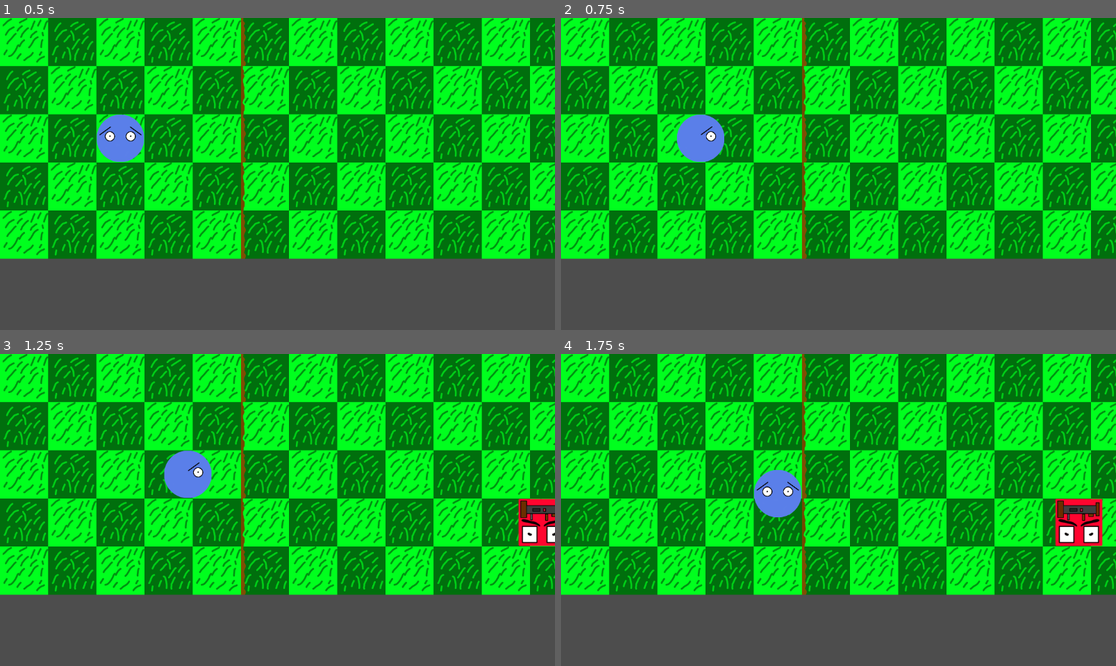
Above: before the commit, frames 1-4 (two rows, left to right).
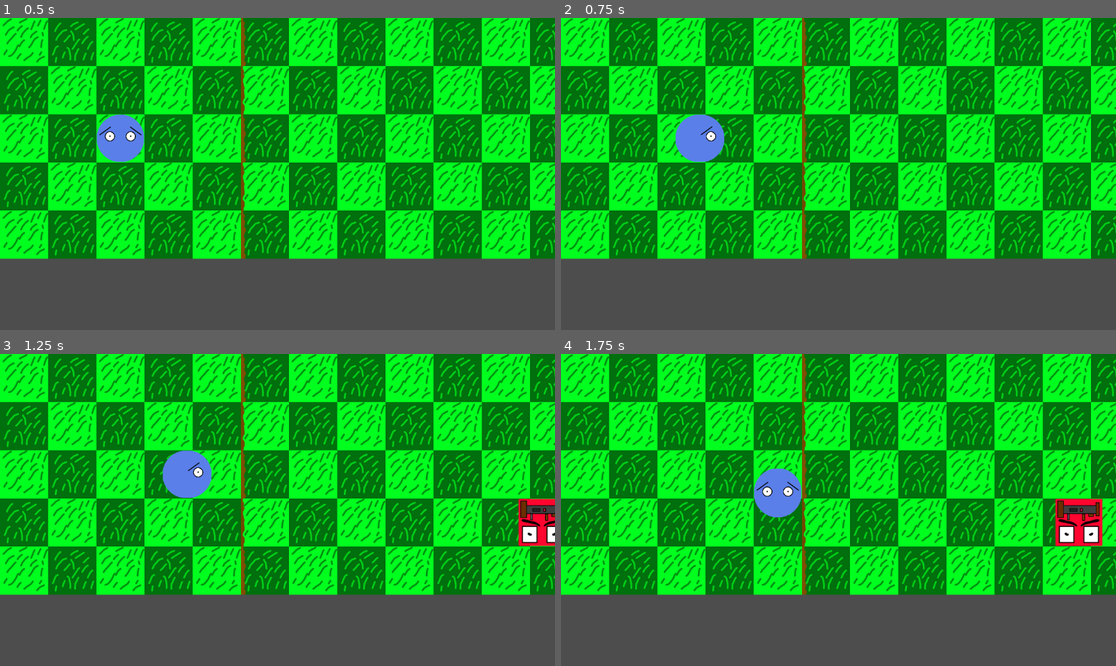
Above: after the commit, the same moments.

Repository: Killfreek/Rats
Game: Godot game, scene res://main.tscn
The game is run twice, just before and just after one commit, with the same random seed, the same clock (stepped at 60 frames per second) and the same inputs.
Inputs:
- Up to frame 1 (0.5 s): no input
- Up to frame 2 (0.75 s): tap Enter at 0.5 s; hold D (MoveRight) from 0.53 s (still down); hold Space (SpawnPlayer) from 0.53 s (still down)
- Up to frame 3 (1.25 s): keep holding D (MoveRight); keep holding Space (SpawnPlayer)
- Up to frame 4 (1.75 s): release D (MoveRight) at 1.28 s; release Space (SpawnPlayer) at 1.28 s; hold S (MoveDown) from 1.28 s (still down); tap Space (SpawnPlayer) at 1.35 s

Frame 1 is identical in both runs. In frame 2, less than 0.1% of the frame differs, in the area x 20-25%, y 30-47%; in frame 3, less than 0.1%, in the area x 29-34%, y 30-47%; in frame 4, less than 0.1%.

Commit message:
Catapult

Diff:
--- a/Player/PlayerSpawnController.gd
+++ b/Player/PlayerSpawnController.gd
@@ -9,7 +9,7 @@
 var canSpawn : bool
 
 func _ready():
-	canSpawn = false;
+	canSpawn = true;
 
 func _process(delta):
 	if Input.is_action_pressed("SpawnPlayer") && canSpawn:
--- a/Projectiles/Projectile.tscn
+++ b/Projectiles/Projectile.tscn
@@ -1,13 +1,13 @@
 [gd_scene load_steps=5 format=3 uid="uid://bp6r0h36cnlk7"]
 
-[ext_resource type="Texture2D" uid="uid://ddvtmp4w805p7" path="res://Sprites/HostileMobs/Projectiles.png" id="1_03ghr"]
 [ext_resource type="Script" path="res://Projectiles/Projectile.gd" id="1_fwswn"]
+[ext_resource type="Texture2D" uid="uid://cu7eyd42wu868" path="res://Sprites/HostileMobs/Projectiles2.png" id="2_wyg2h"]
 
 [sub_resource type="SpriteFrames" id="SpriteFrames_hr1yl"]
 animations = [{
 "frames": [{
 "duration": 1.0,
-"texture": ExtResource("1_03ghr")
+"texture": ExtResource("2_wyg2h")
 }],
 "loop": true,
 "name": &"default",
Binary file added: Sprites/HostileMobs/RedboxWithCatapult.png
Not shown, added: Sprites/HostileMobs/RedboxWithCatapult.png.import
Not shown: 1 places in main.tscn that only renumber resources
Not shown, changed: Sprites/HostileMobs/RedboxWithGunMissfire.kra
Not shown, changed: Sprites/HostileMobs/RedboxWithGunMissfire.kra~
